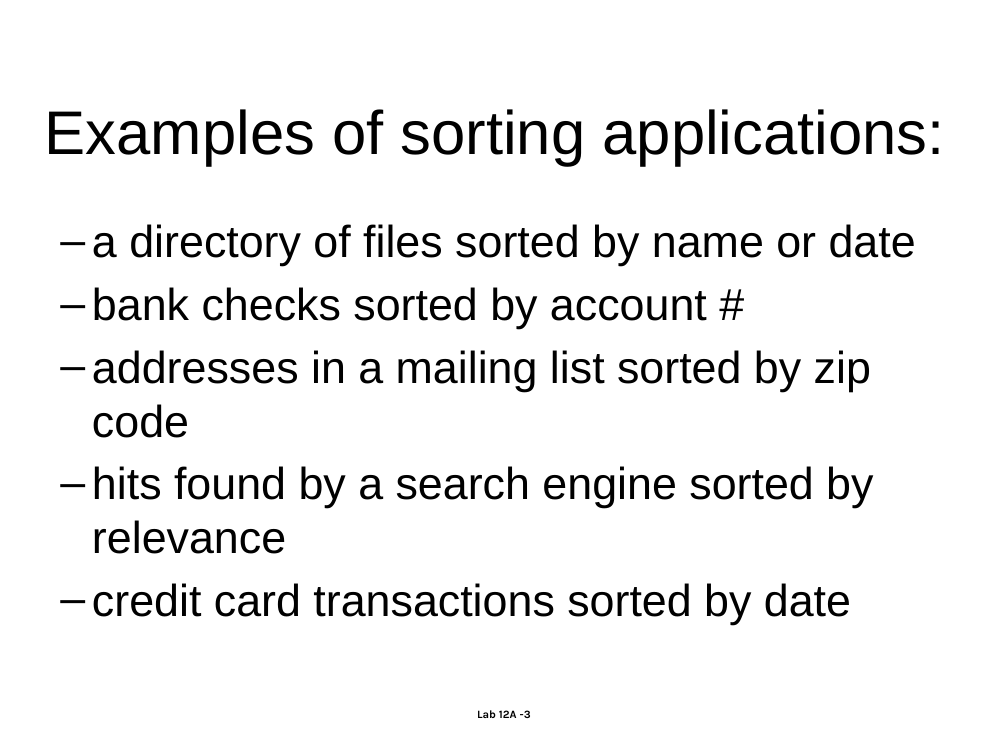
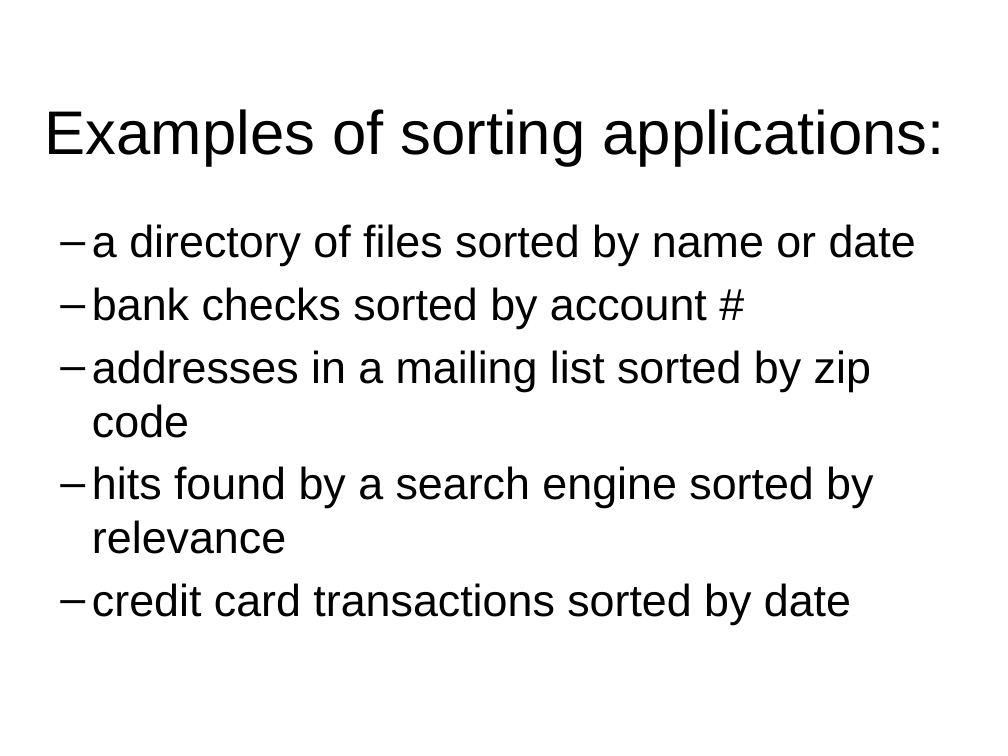
Before and after one commit to Cy-FairCS/cs3, a slide deck: slide 3 of u10b_sorts/notes/n2sorts.pptx. Drawn at 1008x756 pixels with LibreOffice and Linux fonts; fonts in the diff are those of the drawing. Boxes give left, top, right and bottom in pixels: in the first picture for what was removed or moved away, otherwise in the second. Text is boxed around its words. In the diff, an @@ line names an element or a change of style, - is before the commit and + after.

```diff
--- a/u10b_sorts/notes/n2sorts.pptx
+++ b/u10b_sorts/notes/n2sorts.pptx
@@ page number removed at [477,710,531,718] @@
-Lab 12A -3
```
Also in this commit, not shown: 20 other slides changed, 2 slides removed.
